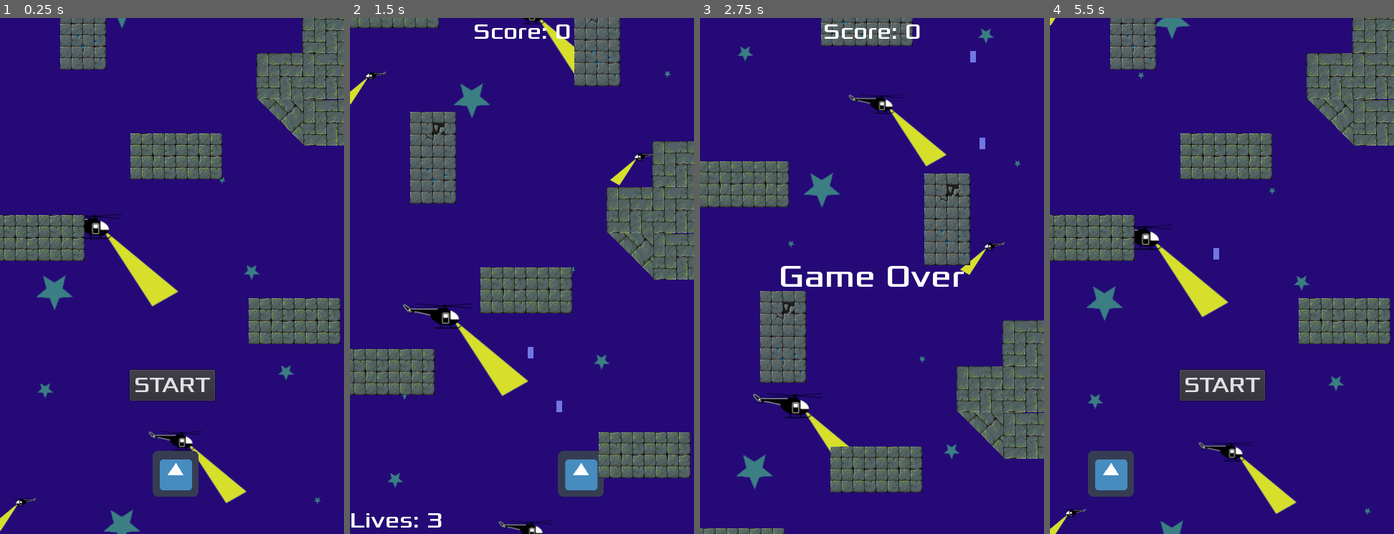
Above: before the commit, frames 1-4 (left to right).
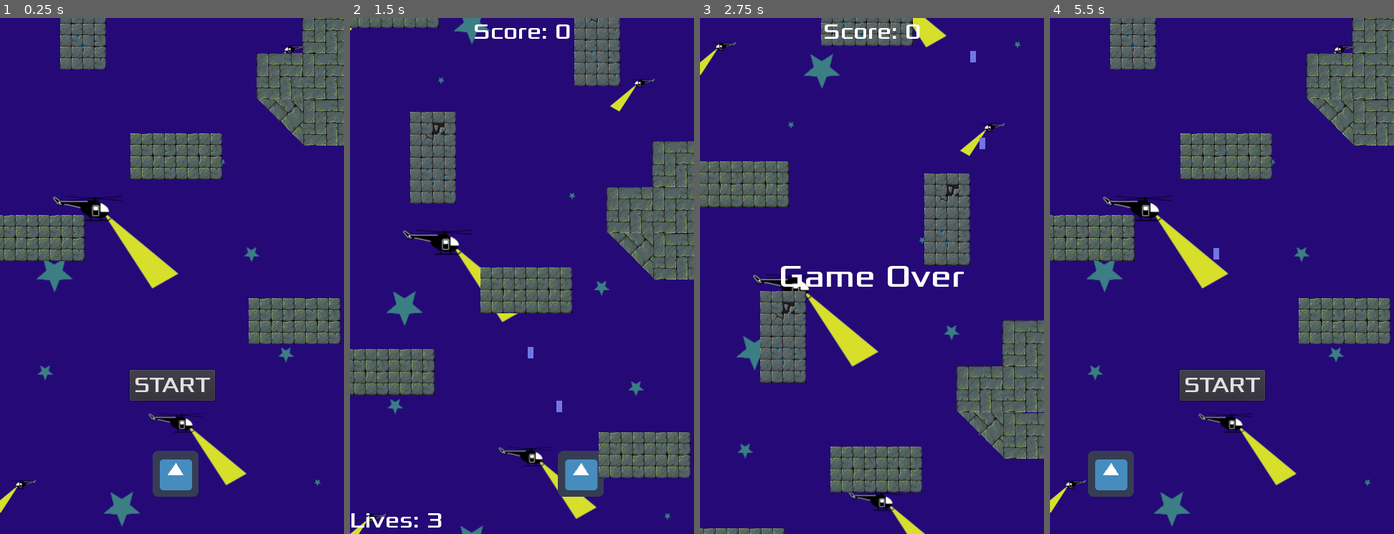
Above: after the commit, the same moments.

Repository: Harrison-Winters/Jet-Pack-Escape
Game: Godot game, scene res://Stage1.tscn
The game is run twice, just before and just after one commit, with the same random seed, the same clock (stepped at 60 frames per second) and the same inputs. The engine's default icon, where the game draws it, is replaced by a stand-in: a white triangle on a blue panel in a dark square.
Inputs:
- Up to frame 1 (0.25 s): no input
- Up to frame 2 (1.5 s): click "START" at 0.5 s; hold Right (ui_right) from 1.28 s (still down); hold Z (shoot) from 1.28 s (still down)
- Up to frame 3 (2.75 s): release Right (ui_right) at 2.03 s; release Z (shoot) at 2.03 s; hold Down (ui_down) from 2.03 s (still down); tap Z (shoot) at 2.1 s
- Up to frame 4 (5.5 s): release Down (ui_down) at 2.78 s; hold Right (ui_right) 2.78-3.53 s; hold Z (shoot) 2.78-3.53 s; hold Up (ui_up) 3.53-4.28 s; tap Z (shoot) at 3.6, 5.1 s; hold Z (shoot) 4.28-5.03 s; hold Left (ui_left) from 4.28 s (still down)

The runs differ from the first frame. In frame 1, 5.0% of the frame differs, in the area x 0-94%, y 0-100%; in frame 2, 4.8%; in frame 3, 5.2%; in frame 4, 5.7%.

Commit message:
Final Changes

Diff:
--- a/Jetpack Escape/Stage1.tscn
+++ b/Jetpack Escape/Stage1.tscn
@@ -74,4 +74,5 @@
 script = ExtResource( 8 )
 
 [connection signal="restart_game" from="HUD" to="." method="_on_HUD_restart_game"]
+[connection signal="start_game" from="HUD" to="TextureRect" method="_on_HUD_start_game"]
 [connection signal="win" from="Part1" to="HUD" method="_on_Part1_win"]
--- a/Jetpack Escape/TextureRect.gd
+++ b/Jetpack Escape/TextureRect.gd
@@ -4,8 +4,8 @@
 # Declare member variables here. Examples:
 # var a = 2
 # var b = "text"
-
-
+var isScrolling = false
+var velocity = Vector2.DOWN * 50
 # Called when the node enters the scene tree for the first time.
 func _ready():
 	pass # Replace with function body.
@@ -13,5 +13,10 @@
 
 # Called every frame. 'delta' is the elapsed time since the previous frame.
 func _process(delta):
-	var velocity = Vector2.DOWN * 100
-	rect_position += velocity * delta
+
+	if (isScrolling):
+		rect_position += velocity * delta
+
+
+func _on_HUD_start_game():
+	isScrolling = true
Not shown, changed: .DS_Store
Not shown, changed: Jetpack Escape/.DS_Store
